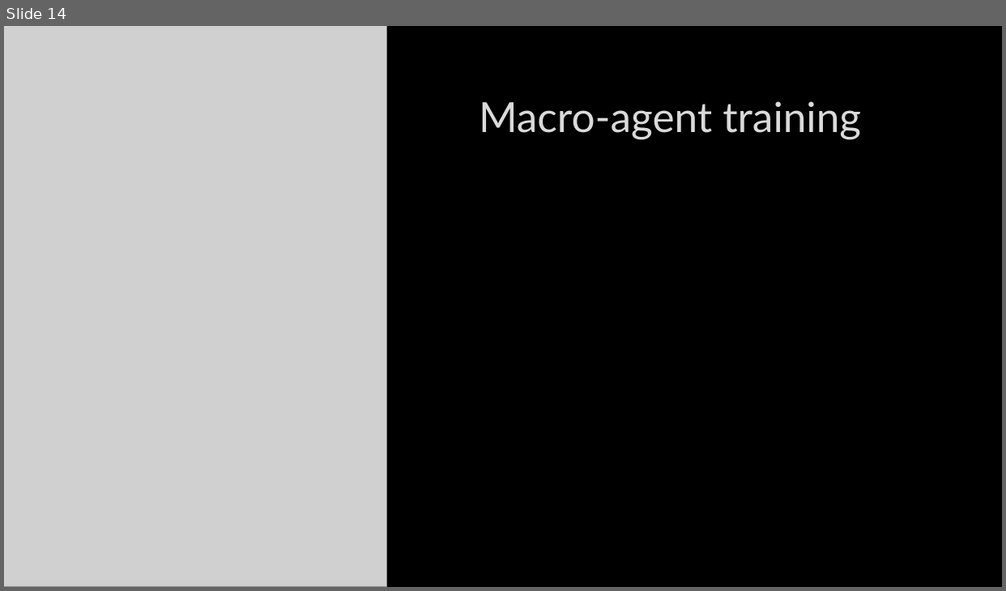
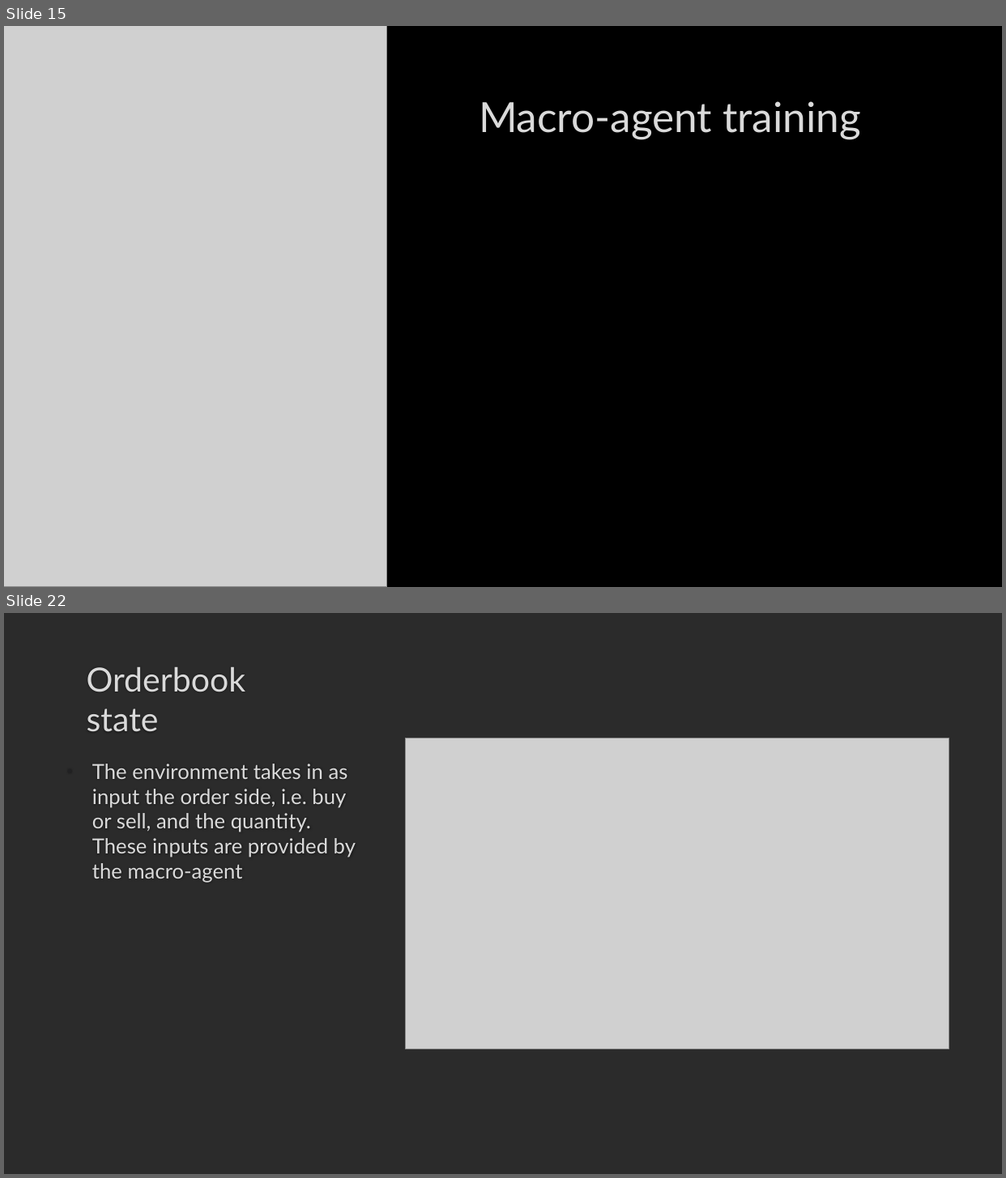
Before and after one commit to Zhekuson/Findan, a slide deck: MA_RL_OMM/presentation.pptx. Shown one above the other, each under a label of ours: slide 14 before the commit, slides 15 and 22 after it; the slides between them are not shown. The pictures are 1006x591 and 1006x1178 pixels, drawn with LibreOffice and Linux fonts; fonts in the diff are those of the drawing; grey boxes stand for pictures; background and template pictures are left out; a plain dark background stands for a picture behind light text. Boxes give left, top, right and bottom in pixels: in the first picture for what was removed or moved away, otherwise in the second. Text is boxed around its words. In the diff, an @@ line names an element or a change of style, - is before the commit and + after.

```diff
--- a/MA_RL_OMM/presentation.pptx
+++ b/MA_RL_OMM/presentation.pptx
@@ slide 22 added at (x1=4, y1=613, x2=1002, y2=1174), background picture (left out) @@
@@ title added at (x1=87, y1=667, x2=246, y2=732), 32 pt, text #DADADA @@
+Orderbook state
@@ picture added at (x1=406, y1=739, x2=949, y2=1050) @@
@@ text added at (x1=92, y1=764, x2=356, y2=883), 20 pt, text #DADADA @@
+• The environment takes in as input the order side, i.e. buy or sell, and the quantity. These inputs are provided by the macro-agent
@@ what was slide 14 is now slide 15 @@
```
Also in this commit, not shown: 1 slide changed, 18 other slides added, 2 slides removed.
